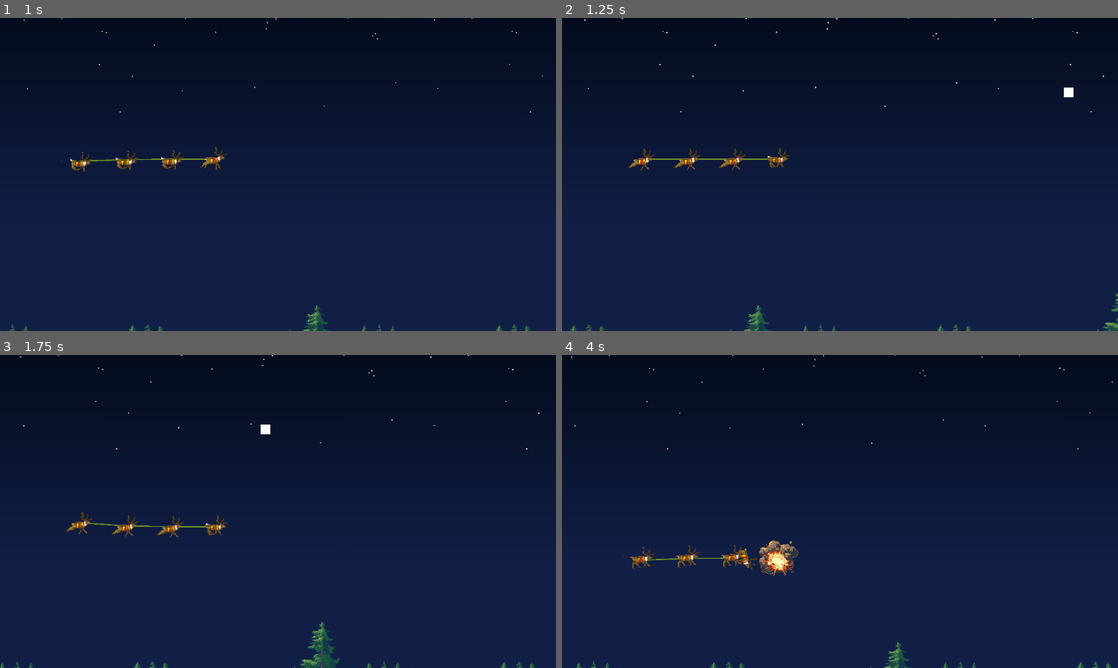
Above: before the commit, frames 1-4 (two rows, left to right).
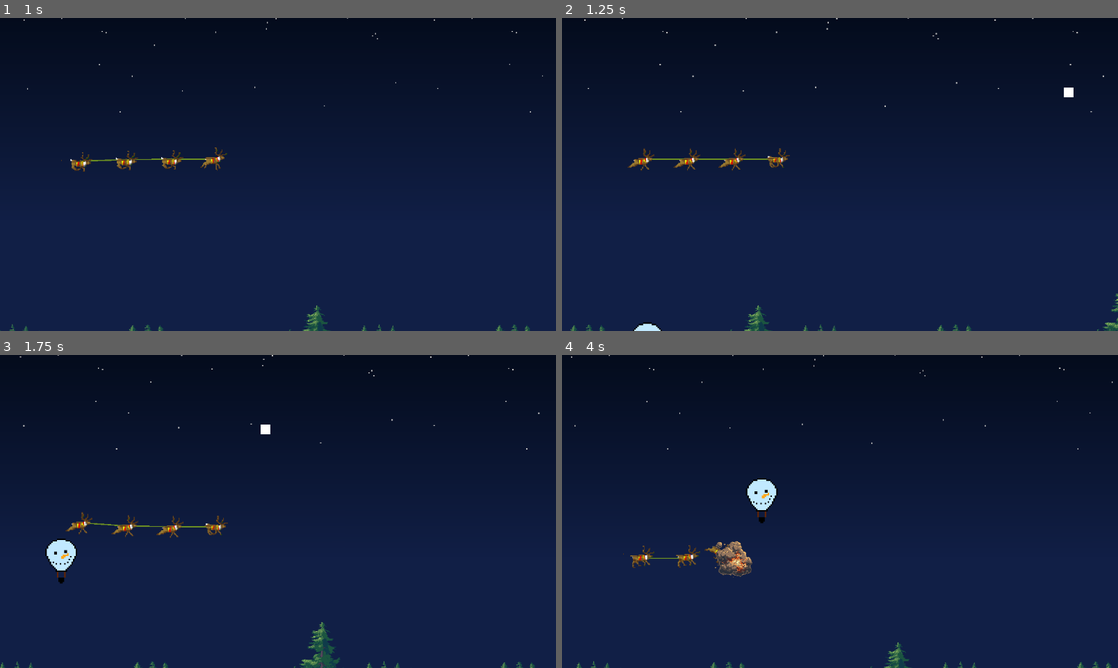
Above: after the commit, the same moments.

Repository: lohchness/santa-claus
Game: Godot game, scene res://level/level.tscn
Two runs of this game, one before a commit and one after it. Both use one fixed random seed, a clock stepped at 60 frames per second and the inputs below.
Inputs (mouse positions are in pixels of both pictures, inside the frame that each line leads up to):
- Up to frame 1 (1 s): move the mouse to (400, 158) at 0.52 s
- Up to frame 2 (1.25 s): no input
- Up to frame 3 (1.75 s): move the mouse to (166, 527) at 1.27 s
- Up to frame 4 (4 s): move the mouse to (895, 442) at 2.02 s; move the mouse to (812, 574) at 2.77 s; move the mouse to (1006, 558) at 3.52 s

Frame 1 is identical in both runs. In frame 2, 0.1% of the frame differs, in the area x 12-18%, y 97-100%; in frame 3, 0.5%; in frame 4, 1.9%, in the area x 11-43%, y 39-72%.

Commit message:
feat: add balloon rising from floor

Diff:
--- a/level/level.gd
+++ b/level/level.gd
@@ -1,6 +1,7 @@
 extends Node2D
 
 @onready var missile: PackedScene = preload("res://obstacles/rocket/horizontal_rocket.tscn")
+@onready var balloon: PackedScene = preload("res://obstacles/balloon/balloon.tscn")
 
 func _physics_process(delta: float) -> void:
 	pass
@@ -10,3 +11,10 @@
 	var m = missile.instantiate()
 	add_child(m)
 	m.global_position = Vector2(1300, randi_range(50, 600))
+
+
+
+func _on_balloon_timer_timeout() -> void:
+	var b = balloon.instantiate()
+	add_child(b)
+	b.global_position = Vector2(randi_range(100, 1100), 800)
--- a/level/level.tscn
+++ b/level/level.tscn
@@ -18,4 +18,8 @@
 [node name="MissileTimer" type="Timer" parent="."]
 autostart = true
 
+[node name="BalloonTimer" type="Timer" parent="."]
+autostart = true
+
 [connection signal="timeout" from="MissileTimer" to="." method="_on_missile_timer_timeout"]
+[connection signal="timeout" from="BalloonTimer" to="." method="_on_balloon_timer_timeout"]
--- /dev/null
+++ b/obstacles/balloon/balloon.gd
@@ -0,0 +1,13 @@
+extends Area2D
+
+const SPEED = 500
+
+func _physics_process(delta: float) -> void:
+	position += Vector2(-100, -SPEED) * delta
+
+
+
+func _on_body_entered(body: Node2D) -> void:
+	if body.has_method("receive_damage"):
+		body.receive_damage()
+	queue_free()
--- /dev/null
+++ b/obstacles/balloon/balloon.tscn
@@ -0,0 +1,22 @@
+[gd_scene load_steps=4 format=3 uid="uid://csxvjqarq4k1l"]
+
+[ext_resource type="Script" uid="uid://dn3w8xuawjvy1" path="res://obstacles/balloon/balloon.gd" id="1_c16h5"]
+[ext_resource type="Texture2D" uid="uid://cs2jsrra4sxh6" path="res://obstacles/balloon/ballooon.png" id="1_mdvga"]
+
+[sub_resource type="CircleShape2D" id="CircleShape2D_c16h5"]
+radius = 31.0
+
+[node name="Balloon" type="Area2D"]
+collision_layer = 8
+collision_mask = 2
+script = ExtResource("1_c16h5")
+
+[node name="Sprite2D" type="Sprite2D" parent="."]
+scale = Vector2(3, 3)
+texture = ExtResource("1_mdvga")
+
+[node name="CollisionShape2D" type="CollisionShape2D" parent="."]
+position = Vector2(0, -11)
+shape = SubResource("CircleShape2D_c16h5")
+
+[connection signal="body_entered" from="." to="." method="_on_body_entered"]
--- a/project.godot
+++ b/project.godot
@@ -25,6 +25,7 @@
 2d_physics/layer_1="world"
 2d_physics/layer_2="santa"
 2d_physics/layer_3="rocket"
+2d_physics/layer_4="balloon"
 
 [rendering]
 
Not shown, added: obstacles/balloon/balloon.gd.uid
Binary file added: obstacles/balloon/ballooon.png
Not shown, added: obstacles/balloon/ballooon.png.import
